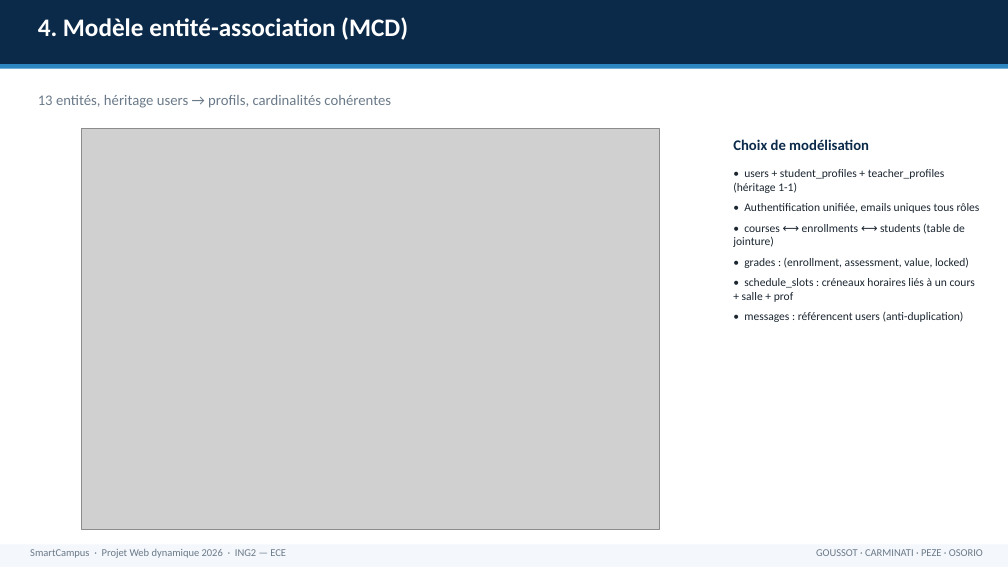
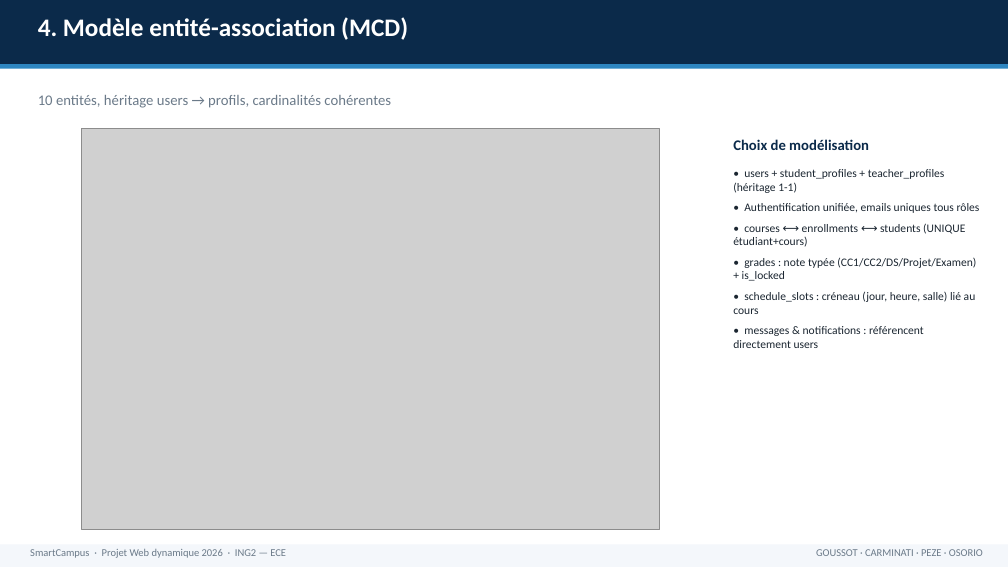
Before and after one commit to ViktorGs/smartcampus-projet-web-2026, a slide deck: slide 6 of SmartCampus-Presentation.pptx. Drawn at 1008x567 pixels with LibreOffice and Linux fonts; fonts in the diff are those of the drawing; grey boxes stand for pictures. Boxes give left, top, right and bottom in pixels: in the first picture for what was removed or moved away, otherwise in the second. Text is boxed around its words. In the diff, an @@ line names an element or a change of style, - is before the commit and + after.

Commit message:
fix(ppt): corrige le modèle relationnel (10 tables réelles au lieu de 14) + retire ZIP intérieur

```diff
--- a/SmartCampus-Presentation.pptx
+++ b/SmartCampus-Presentation.pptx
@@ text at [38, 95, 391, 108]: text changed @@
-13 entités, héritage users → profils, cardinalités cohérentes
+10 entités, héritage users → profils, cardinalités cohérentes
@@ text at [733, 223, 976, 348]: text changed @@
-• courses ⟷ enrollments ⟷ students (table de jointure)
-• grades : (enrollment, assessment, value, locked)
-• schedule_slots : créneaux horaires liés à un cours + salle + prof
-• messages : référencent users (anti-duplication)
+• courses ⟷ enrollments ⟷ students (UNIQUE étudiant+cours)
+• grades : note typée (CC1/CC2/DS/Projet/Examen) + is_locked
+• schedule_slots : créneau (jour, heure, salle) lié au cours
+• messages & notifications : référencent directement users
```
Also in this commit, not shown: 1 other slide changed, 2 other files.
